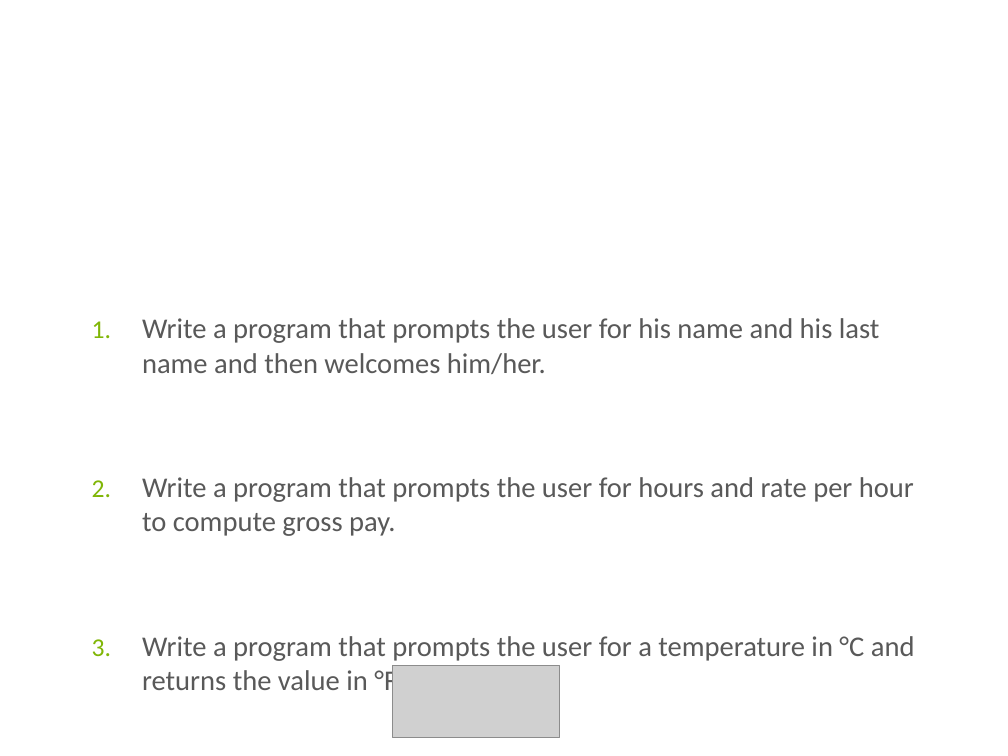
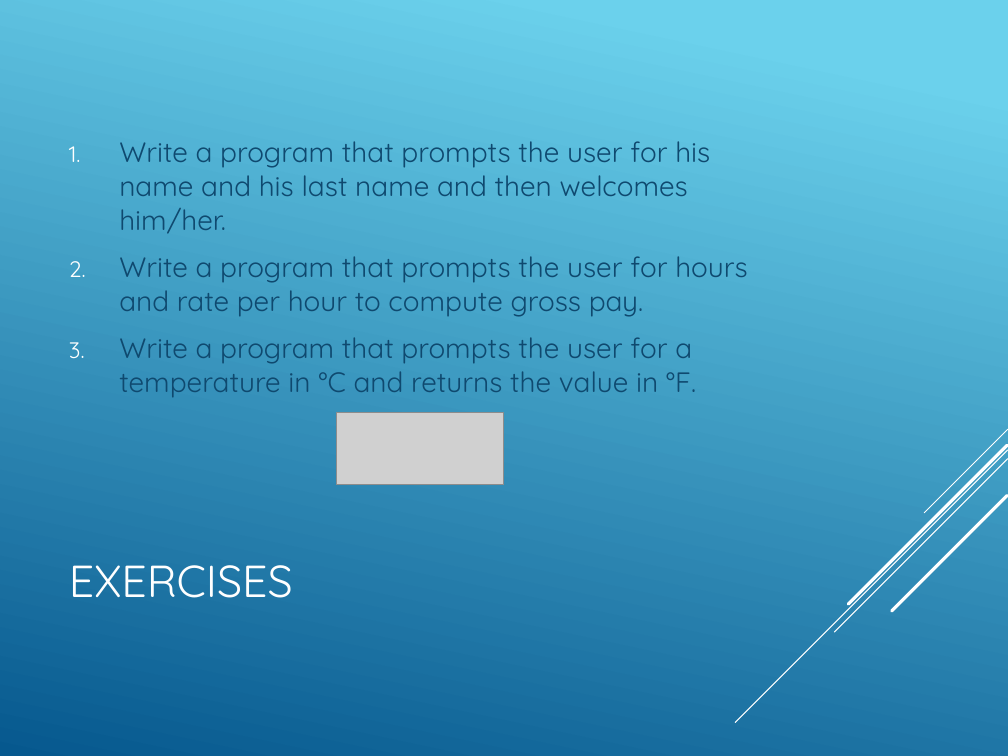
Before and after one commit to mmbader/PythonDojo, a slide deck: slide 12 of slides/klasse1.pptx. Drawn at 1008x756 pixels with LibreOffice and Linux fonts; fonts in the diff are those of the drawing; grey boxes stand for pictures; background and template pictures are left out. Boxes give left, top, right and bottom in pixels: in the first picture for what was removed or moved away, otherwise in the second. Text is boxed around its words. In the diff, an @@ line names an element or a change of style, - is before the commit and + after.

```diff
--- a/slides/klasse1.pptx
+++ b/slides/klasse1.pptx
@@ background picture (left out) to gradient #6ED2EB to #06588E @@
@@ text "Write a program that prompts ..." moved from (x1=142, y1=318, x2=915, y2=661) to (x1=119, y1=141, x2=747, y2=397) @@
@@ text "Write a program that prompts ..." at (x1=119, y1=141, x2=747, y2=397): size 20.4 to 20 pt, font Calibri to Quicksand, text colour #595959 to #0F496F; less space between paragraphs; bullet colour #80B606 to #FFFFFF; vertical alignment top to middle @@
@@ picture added at (x1=337, y1=413, x2=504, y2=485) @@
@@ group added at (x1=736, y1=429, x2=1008, y2=723): 5 lines @@
@@ title at (x1=69, y1=565, x2=293, y2=598): text changed; size 46 to 32 pt; font Calibri to Quicksand @@
-Exercises
+EXERCISES
@@ picture removed at (x1=393, y1=665, x2=560, y2=737) @@
```
Also in this commit, not shown: 11 other slides changed, 9 other files.
